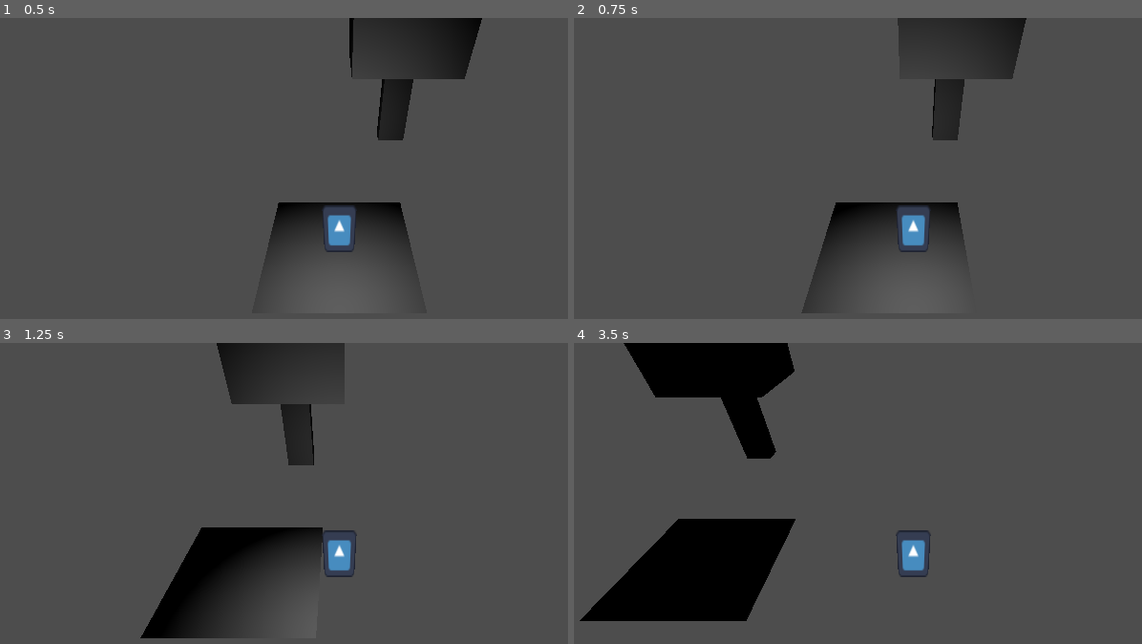
Above: before the commit, frames 1-4 (two rows, left to right).
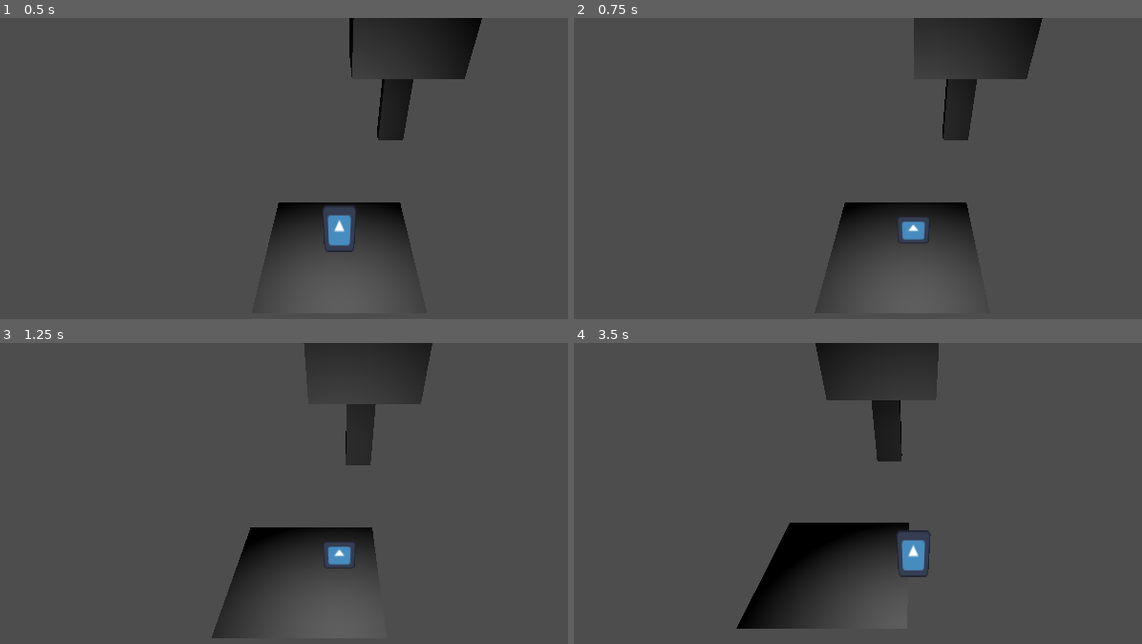
Above: after the commit, the same moments.

Repository: arrowira/KenneyJam
Game: Godot game, scene res://Scenes/Main.tscn
The game is run twice, just before and just after one commit, with the same random seed, the same clock (stepped at 60 frames per second) and the same inputs. The engine's default icon, where the game draws it, is replaced by a stand-in: a white triangle on a blue panel in a dark square.
Inputs:
- Up to frame 1 (0.5 s): no input
- Up to frame 2 (0.75 s): tap Enter at 0.5 s; hold D (right) from 0.53 s (still down); hold Ctrl (crouch, bound only after the commit) from 0.53 s (still down)
- Up to frame 3 (1.25 s): keep holding D (right); keep holding Ctrl (crouch, bound only after the commit); tap Shift (run, bound only after the commit) at 0.8 s
- Up to frame 4 (3.5 s): release D (right) at 1.28 s; release Ctrl (crouch, bound only after the commit) at 1.28 s; hold S (down) 1.28-2.03 s; tap Shift (run, bound only after the commit) at 1.35, 2.3, 2.85 s; tap Ctrl (crouch, bound only after the commit) at 1.55, 3.05 s; hold D (right) 2.03-2.78 s; hold Ctrl (crouch, bound only after the commit) 2.03-2.78 s; hold W (up) from 2.78 s (still down)

Frame 1 is identical in both runs. In frame 2, 2.9% of the frame differs, in the area x 40-83%, y 0-99%; in frame 3, 11%; in frame 4, 24%, in the area x 1-65%, y 0-95%.

Commit message:
Crouch and Run

Diff:
--- a/kenney-jam/Scripts/PlayerMovement.gd
+++ b/kenney-jam/Scripts/PlayerMovement.gd
@@ -1,6 +1,11 @@
 extends CharacterBody3D
 
-var Speed = 2
+var DScale #Default sprite scale
+
+var Speed = 1
+
+func _ready():
+	DScale = $Sprite.scale
 
 func _physics_process(delta: float) -> void:
 	var dir = Vector3.ZERO
@@ -14,7 +19,15 @@
 	if(Input.is_action_pressed("down")):
 		dir.z+=Speed
 
-	velocity += dir.normalized()
+	if(Input.is_action_pressed("crouch")):
+		velocity*=0.5
+		$Sprite.scale.y = 0.5
+	else:
+		$Sprite.scale.y = DScale.y
 
+	if(Input.is_action_pressed("run") && !Input.is_action_pressed("crouch")):
+		dir = Vector3(dir.x*2, dir.y, dir.z*2)
+
+	velocity += dir
 	velocity-=velocity*0.2
 	move_and_slide()
--- a/kenney-jam/project.godot
+++ b/kenney-jam/project.godot
@@ -37,3 +37,13 @@
 "events": [Object(InputEventKey,"resource_local_to_scene":false,"resource_name":"","device":-1,"window_id":0,"alt_press …(192 unchanged characters)…
 ]
 }
+crouch={
+"deadzone": 0.2,
+"events": [Object(InputEventKey,"resource_local_to_scene":false,"resource_name":"","device":0,"window_id":0,"alt_pressed":false,"shift_pressed":false,"ctrl_pressed":false,"meta_pressed":false,"pressed":false,"keycode":0,"physical_keycode":4194326,"key_label":0,"unicode":0,"location":1,"echo":false,"script":null)
+]
+}
+run={
+"deadzone": 0.2,
+"events": [Object(InputEventKey,"resource_local_to_scene":false,"resource_name":"","device":0,"window_id":0,"alt_pressed":false,"shift_pressed":false,"ctrl_pressed":false,"meta_pressed":false,"pressed":false,"keycode":0,"physical_keycode":4194325,"key_label":0,"unicode":0,"location":0,"echo":false,"script":null)
+]
+}
